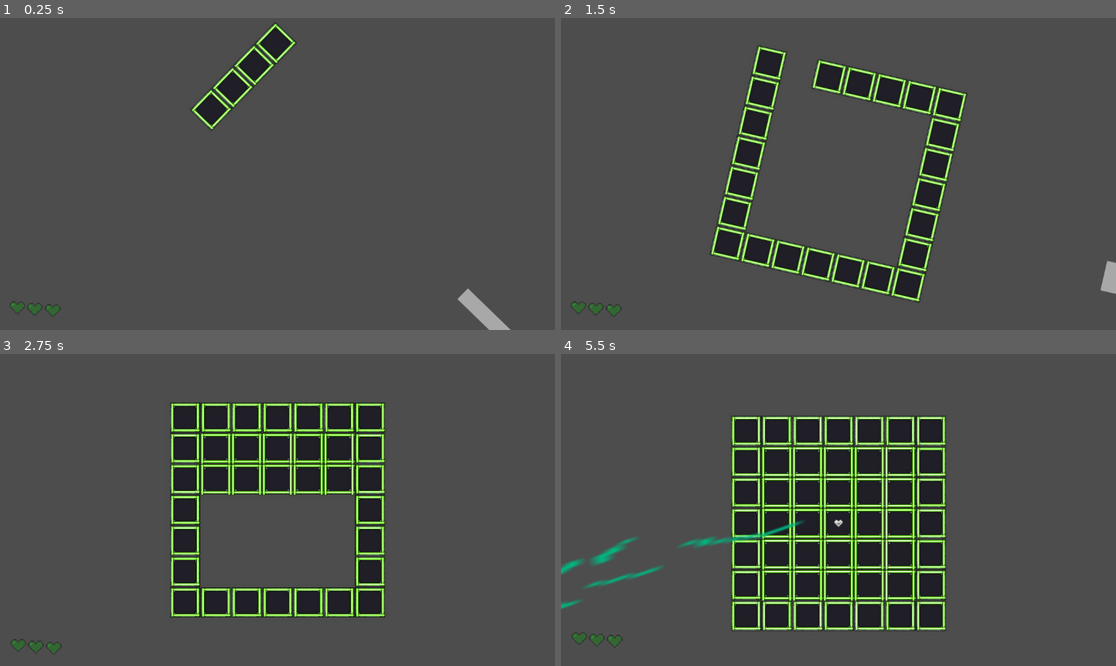
Above: before the commit, frames 1-4 (two rows, left to right).
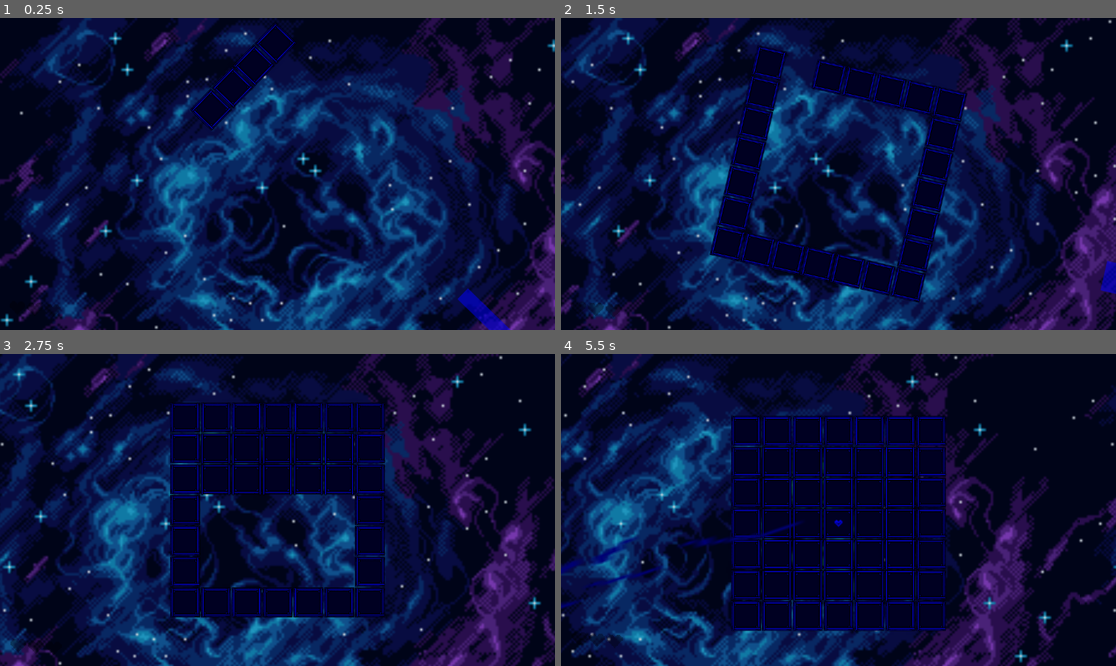
Above: after the commit, the same moments.

Repository: Sam-Gaudet/GameDevProject
Game: Godot game, scene res://Scenes/final_fight.tscn
The game is run twice, just before and just after one commit, with the same random seed, the same clock (stepped at 60 frames per second) and the same inputs. This scene is started directly instead of the project's main scene.
Inputs:
- Up to frame 1 (0.25 s): no input
- Up to frame 2 (1.5 s): tap Enter (ui_accept) at 0.5 s; hold D (move_right) from 0.53 s (still down); tap Space (jump) at 0.77 s
- Up to frame 3 (2.75 s): tap Space (jump) at 1.52 s; release D (move_right) at 2.03 s; hold A (move_left) from 2.03 s (still down)
- Up to frame 4 (5.5 s): release A (move_left) at 2.78 s; hold D (move_right) 2.78-4.28 s; tap Space (jump) at 3.02, 3.77, 4.52 s; hold A (move_left) 4.28-5.03 s; hold D (move_right) from 5.03 s (still down)

The runs differ from the first frame. In frame 1, 100% of the frame differs, in the area x 0-100%, y 0-100%; in frame 2, 100%; in frame 3, 99%; in frame 4, 99%.

Commit message:
added stuff to assets folder

Diff:
--- /dev/null
+++ b/game-dev-project/Scenes/BACKfight.gd
@@ -0,0 +1,9 @@
+extends CanvasLayer
+@export var back_speed := -50.0
+@export var stars_speed := -80.0
+
+func _process(delta):
+	$back.position.x += back_speed * delta
+	$back2.position.x += back_speed * delta
+	$stars.position.x += stars_speed * delta
+	$stars2.position.x += stars_speed * delta
--- /dev/null
+++ b/game-dev-project/Scenes/backFinalFight.gd
@@ -0,0 +1,5 @@
+extends ParallaxBackground
+@export var scroll_speed := Vector2(50, 50)
+
+func _process(delta):
+	scroll_offset += scroll_speed * delta
--- a/game-dev-project/Scenes/final_fight.tscn
+++ b/game-dev-project/Scenes/final_fight.tscn
@@ -1,7 +1,36 @@
-[gd_scene load_steps=2 format=3 uid="uid://bd0147i6qu1g2"]
+[gd_scene load_steps=5 format=3 uid="uid://bd0147i6qu1g2"]
 
 [ext_resource type="PackedScene" uid="uid://cfie0mfxbb5ed" path="res://Scenes/Gameboard/game_board.tscn" id="1_0g4ct"]
+[ext_resource type="Script" uid="uid://c4l03anq3aks7" path="res://Scenes/BACKfight.gd" id="2_4ahpb"]
+[ext_resource type="Texture2D" uid="uid://b64gefxdewsqv" path="res://Assets/GameboardAssets/BackgroundBoss/blue-stars.png" id="3_ccadc"]
+[ext_resource type="Texture2D" uid="uid://ejp7hin08rku" path="res://Assets/GameboardAssets/BackgroundBoss/blue-back.png" id="4_i5n05"]
 
 [node name="FinalFight" type="Node2D"]
 
 [node name="GameBoard" parent="." instance=ExtResource("1_0g4ct")]
+modulate = Color(0, 0, 0.901961, 1)
+z_index = 10
+
+[node name="CanvasLayer" type="CanvasLayer" parent="."]
+layer = -1
+script = ExtResource("2_4ahpb")
+
+[node name="back" type="Sprite2D" parent="CanvasLayer"]
+position = Vector2(672, 400)
+scale = Vector2(5, 5)
+texture = ExtResource("4_i5n05")
+
+[node name="back2" type="Sprite2D" parent="CanvasLayer"]
+position = Vector2(2032, 400)
+scale = Vector2(5, 5)
+texture = ExtResource("4_i5n05")
+
+[node name="stars" type="Sprite2D" parent="CanvasLayer"]
+position = Vector2(672, 400)
+scale = Vector2(5, 5)
+texture = ExtResource("3_ccadc")
+
+[node name="stars2" type="Sprite2D" parent="CanvasLayer"]
+position = Vector2(2032, 400)
+scale = Vector2(5, 5)
+texture = ExtResource("3_ccadc")
Binary file added: game-dev-project/Assets/GameboardAssets/BackgroundBoss/asteroid-1.png
Not shown, added: game-dev-project/Assets/GameboardAssets/BackgroundBoss/asteroid-1.png.import
Binary file added: game-dev-project/Assets/GameboardAssets/BackgroundBoss/asteroid-2.png
Not shown, added: game-dev-project/Assets/GameboardAssets/BackgroundBoss/asteroid-2.png.import
Binary file added: game-dev-project/Assets/GameboardAssets/BackgroundBoss/blue-back.png
Not shown, added: game-dev-project/Assets/GameboardAssets/BackgroundBoss/blue-back.png.import
Binary file added: game-dev-project/Assets/GameboardAssets/BackgroundBoss/blue-stars.png
Not shown, added: game-dev-project/Assets/GameboardAssets/BackgroundBoss/blue-stars.png.import
Binary file added: game-dev-project/Assets/GameboardAssets/BackgroundBoss/blue-with-stars.png
Not shown, added: game-dev-project/Assets/GameboardAssets/BackgroundBoss/blue-with-stars.png.import
Binary file added: game-dev-project/Assets/GameboardAssets/BackgroundBoss/prop-planet-big.png
Not shown, added: game-dev-project/Assets/GameboardAssets/BackgroundBoss/prop-planet-big.png.import
(and 14 more such lines)
